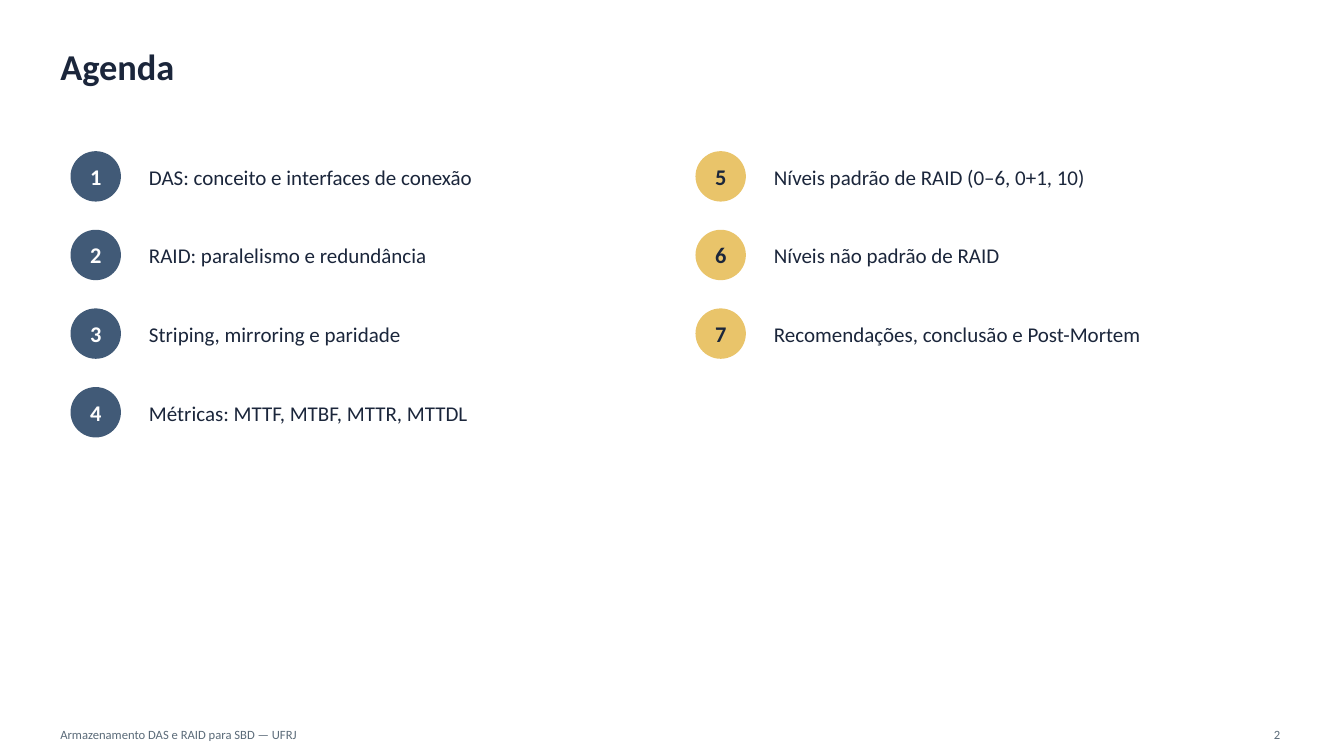
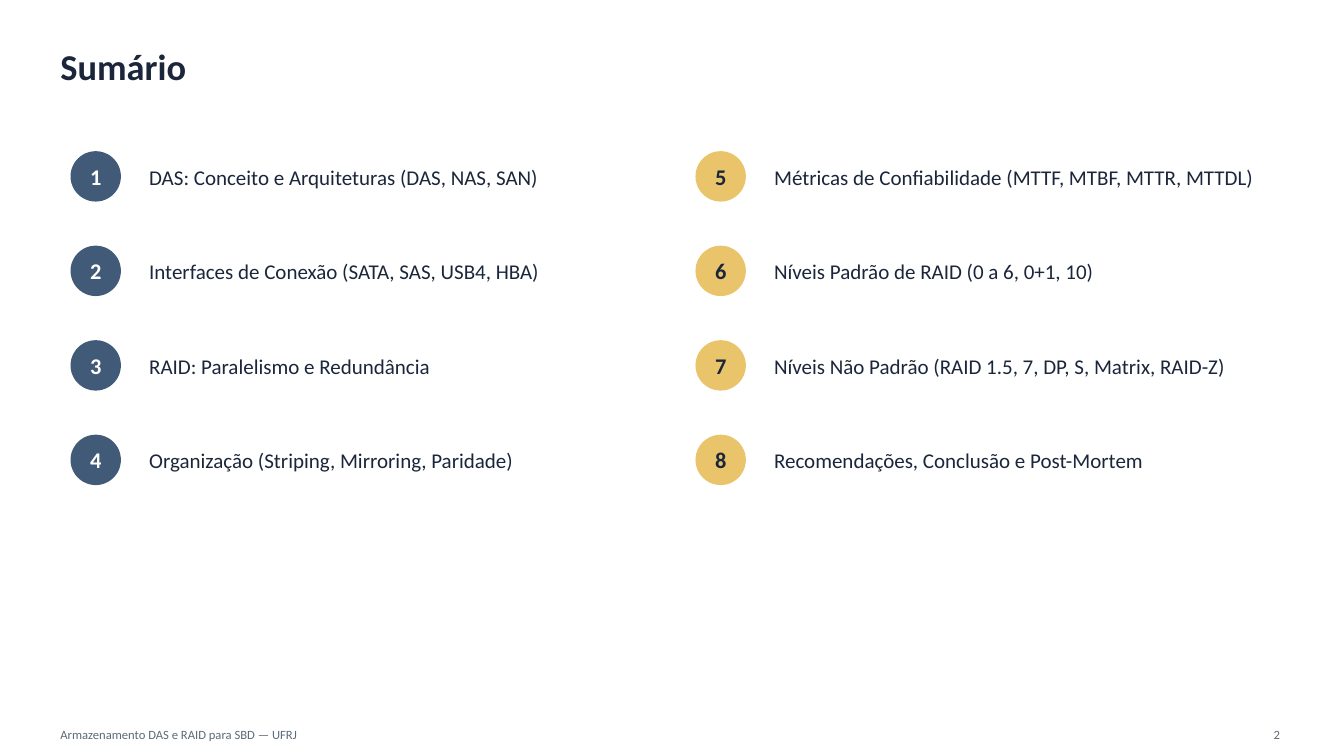
Before and after one commit to guilherme-hu/Trabalho-CBD, a slide deck: slide 2 of DAS e RAID/DAS_RAID_Slides.pptx. Drawn at 1344x756 pixels with LibreOffice and Linux fonts; fonts in the diff are those of the drawing. Boxes give left, top, right and bottom in pixels: in the first picture for what was removed or moved away, otherwise in the second. Text is boxed around its words. In the diff, an @@ line names an element or a change of style, - is before the commit and + after.

Commit message:
RAID .pptx - RAID (2,3,4) add e striping alterado

```diff
--- a/DAS e RAID/DAS_RAID_Slides.pptx
+++ b/DAS e RAID/DAS_RAID_Slides.pptx
@@ text at (60, 54, 186, 81): text changed @@
-Agenda
+Sumário
@@ text at (149, 170, 538, 189): text changed @@
-DAS: conceito e interfaces de conexão
+DAS: Conceito e Arquiteturas (DAS, NAS, SAN)
@@ text at (774, 170, 1253, 188): text changed @@
-Métricas: MTTF, MTBF, MTTR, MTTDL
+Métricas de Confiabilidade (MTTF, MTBF, MTTR, MTTDL)
@@ text added at (149, 264, 539, 282), 15 pt, text #1B263B @@
+Interfaces de Conexão (SATA, SAS, USB4, HBA)
@@ 2 texts, 2 ellipses: place and size @@
-2 texts, 2 ellipses at (71, 230, 746, 280)
+2 texts, 2 ellipses at (71, 246, 746, 296)
@@ text at (774, 264, 1093, 282): text changed @@
-Níveis padrão de RAID (0–6, 0+1, 10)
+Níveis Padrão de RAID (0 a 6, 0+1, 10)
@@ text at (149, 359, 429, 374): text changed @@
-RAID: paralelismo e redundância
+RAID: Paralelismo e Redundância
@@ 2 texts, 2 ellipses: place and size @@
-2 texts, 2 ellipses at (71, 309, 746, 359)
+2 texts, 2 ellipses at (71, 341, 746, 391)
@@ text at (774, 359, 1224, 377): text changed @@
-Níveis não padrão de RAID
+Níveis Não Padrão (RAID 1.5, 7, DP, S, Matrix, RAID-Z)
@@ text "4": place and size @@
-text "4" at (90, 406, 101, 421)
+text "4" at (90, 453, 101, 468)
@@ ellipse: place and size @@
-ellipse at (71, 387, 121, 438)
+ellipse at (71, 435, 121, 485)
@@ ellipse added at (696, 435, 746, 485), fill #E9C46A @@
@@ text at (149, 453, 512, 472): text changed @@
-Striping, mirroring e paridade
+Organização (Striping, Mirroring, Paridade)
@@ text added at (715, 452, 726, 468), 16 pt, text #1B263B, bold @@
+8
@@ text at (774, 453, 1143, 472): text changed @@
-Recomendações, conclusão e Post-Mortem
+Recomendações, Conclusão e Post-Mortem
```
Also in this commit, not shown: 3 other slides changed, 2 slides added, 1 slide removed.
